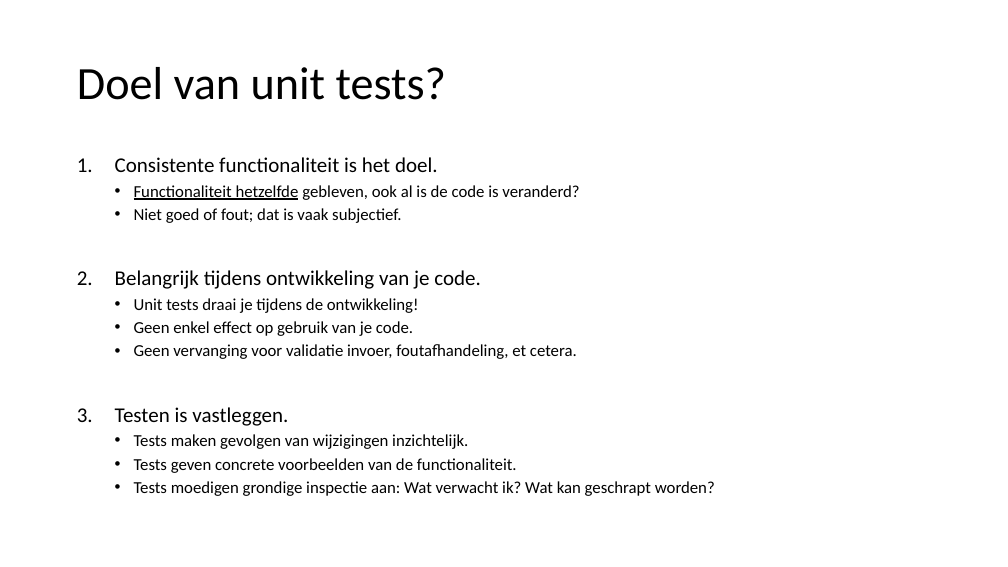
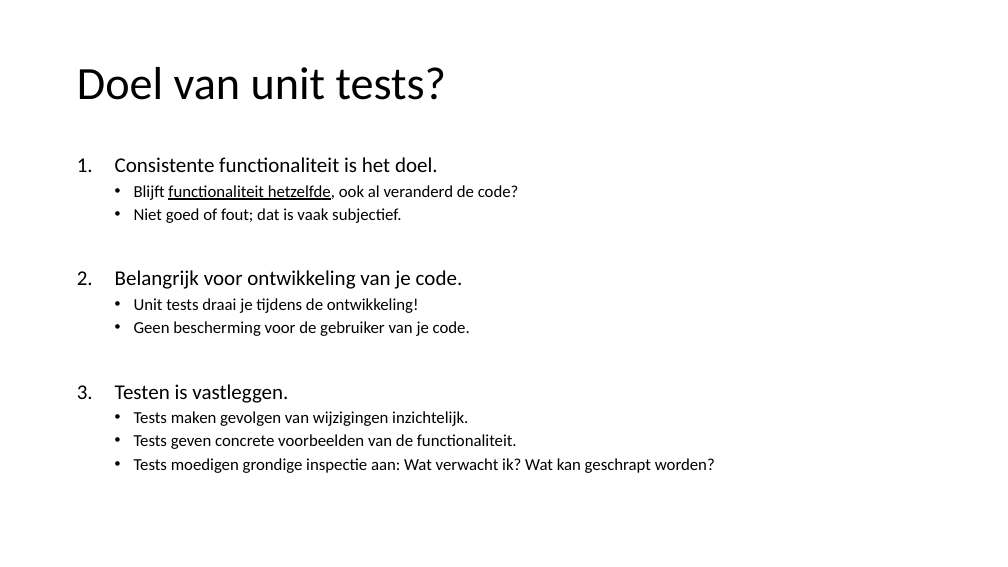
Before and after one commit to LFKoning/knowledge-sharing, a slide deck: slide 44 of python_trainees/2_production_code/python_traineeship_2.pptx (slide 43 before the commit). Drawn at 1008x567 pixels with LibreOffice and Linux fonts; fonts in the diff are those of the drawing. Boxes give left, top, right and bottom in pixels: in the first picture for what was removed or moved away, otherwise in the second. Text is boxed around its words. In the diff, an @@ line names an element or a change of style, - is before the commit and + after.

```diff
--- a/python_trainees/2_production_code/python_traineeship_2.pptx
+++ b/python_trainees/2_production_code/python_traineeship_2.pptx
@@ text at <box>134,185,519,200</box>: text changed @@
-  • Functionaliteit hetzelfde gebleven, ook al is de code is veranderd?
+  • Blijft functionaliteit hetzelfde, ook al veranderd de code?
@@ text at <box>115,270,463,289</box>: text changed @@
-2. Belangrijk tijdens ontwikkeling van je code.
+2. Belangrijk voor ontwikkeling van je code.
@@ text at <box>134,321,470,336</box>: text changed @@
-  • Geen enkel effect op gebruik van je code.
-  • Geen vervanging voor validatie invoer, foutafhandeling, et cetera.
+  • Geen bescherming voor de gebruiker van je code.
```
Also in this commit, not shown: 30 other slides changed, 3 slides added, 1 slide removed, 12 other files.
